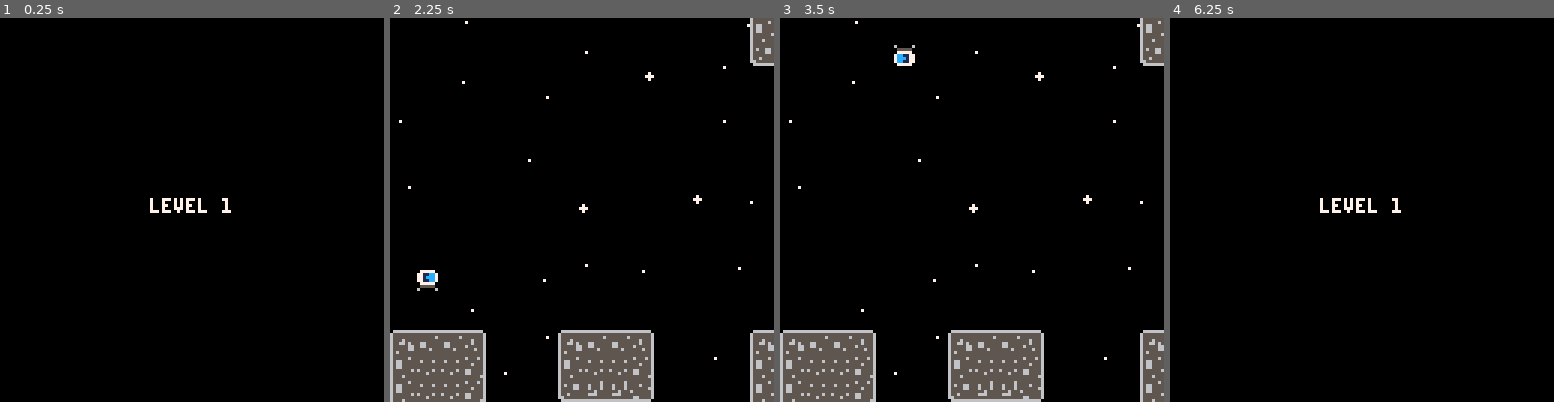
Above: before the commit, frames 1-4 (left to right).
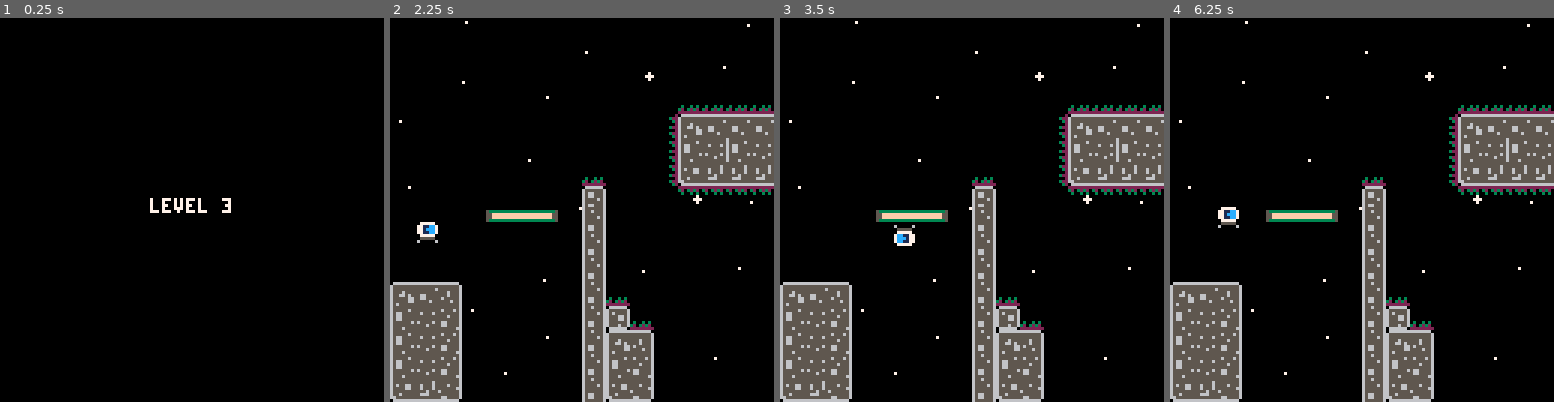
Above: after the commit, the same moments.

Repository: njal3001/astro
Game: PICO-8 cartridge gboy.p8
Two runs of this game, one before a commit and one after it. Both use one fixed random seed, a clock stepped at 60 frames per second and the inputs below.
Inputs:
- Up to frame 1 (0.25 s): no input
- Up to frame 2 (2.25 s): tap X (X key) at 0.33, 1.07, 1.85 s; tap O (Z key) at 0.7, 1.7, 2.1 s; hold Right 1.6-2.1 s
- Up to frame 3 (3.5 s): hold Right 2.47-3.03 s; tap O (Z key) at 2.5, 2.9, 3.3 s; tap X (X key) at 2.97 s; hold Left from 3.08 s (still down)
- Up to frame 4 (6.25 s): release Left at 3.58 s; tap O (Z key) every 0.4 s from 3.7 to 6.1 s; hold Right 4.02-4.68 s; tap X (X key) at 4.08, 5.2 s; hold Left 5.08-5.68 s; hold Right from 6.08 s (still down)

The runs differ from the first frame. In frame 1, less than 0.1% of the frame differs, in the area x 58-61%, y 46-50%; in frame 2, 18%; in frame 3, 18%; in frame 4, 19%, in the area x 0-100%, y 0-100%.

Commit message:
Some cleanup and working on level 3

Diff:
--- a/gamestate.lua
+++ b/gamestate.lua
@@ -1,41 +1,25 @@
-levels = {
-    {
-        x = 0,
-        y = 0,
-        width = 128,
-        height = 16
-    },
-    {
-        x = 0,
-        y = 16,
-        width = 128,
-        height = 16
-    }
-}
-
 function level_clamp_x(x)
-    return mid(level.x, x, level.x + level.width - 1)
+    return mid(0, x, 127)
 end
 
 function level_clamp_y(y)
-    return mid(level.y, y, level.y + level.height - 1)
+    return mid(level_bottom(), y, level_top())
 end
 
--- temporary
-function update_camera_target(px, py)
-    camera_target_x = max(min(128 * 7, px - 56))
-    camera_target_y = level.y * 8
+function level_bottom()
+    return (level_index - 1) * 16
 end
 
-function snap_camera()
-    camera_x = camera_target_x
-    camera_y = camera_target_y
-    camera(camera_x, camera_y)
+function level_top()
+    return level_bottom() + 15
+end
+
+function update_camera(x)
+    camera(max(min(128 * 7, x - 56)), level_bottom() * 8)
 end
 
 function goto_level(index)
     level_index = index
-    level = levels[index]
     level_checkpoint = nil
     c_create_stars = cocreate(create_stars)
     level_load = 30
@@ -78,11 +62,10 @@
 
 function create_star()
     return {
-        x = level.x * 8 + rnd() * 1023,
-        y = level.y * 8 + rnd() * 127,
+        x = rnd() * 1023,
+        y = level_bottom() * 8 + rnd() * 127,
         r = rnd(1.3),
-        f = flr(rnd() * 340) + 30,
-        o = flr(rnd() * 60)
+        f = flr(rnd() * 340) + 30
     }
 end
 
@@ -95,8 +78,8 @@
     g_dir = 1
     objects = {}
 
-    for i = level.x, level.x + level.width - 1 do
-        for j = level.y, level.y + level.height - 1 do
+    for i = 0, 127 do
+        for j = level_bottom(), level_top() do
             local t = types[mget(i, j)]
             if t and (not level_checkpoint or t != player) then
                 local new = t:new(i * 8, j * 8)
--- a/gboy.p8
+++ b/gboy.p8
@@ -192,55 +256,55 @@
 10111112000000101111120000000010111200000000000000002021212122000000000000000000000000000000000000000000000000000000000000000b230b00000000000000000000000000000000000000000000000000000a0a0a0a00000000000000202121212122000000001a00001a00001a00001a000a0a0a0a0a
 20212122000000202121220000000020212200000000000000002021212122000000000000000000000000000000000000000000000000000000000000000b230b00003d002c2e0000002c0000002e00000000000000002c00002e00000000000000002c002e202121212122000000002c0000000000000000002e0000000000
 20212122000000303131320000000020212200000000000000002021212122000000000000000000000000000000000000000000000000000000000000000b330b001415151516000000141515151515151600000014151515151515151515151600001415162021212121220000000014151515151515151515151515151515
-00000000000000000000000000000000000000000000000000000000000000000000000000000000000000001a0000101111120000000000000000000000000000001a230000101111120000000000000020212122000014151600001012000000000000000000000020212200001a002021212122001a0b1011121011111111
-00000000000000000013003400230000000000000000000000000000000000000000000000000000000000002a0000202121220000000000000000000000000000002a230000202121220000000000000020212122000000000000002022000000000000000000000020212200002a002021212122002a0b2021222021212121
-00000000000000000023002a002300000000000000000000000000000000000000000000000000000000000000000020212122000000000000000000000000000000002300002021212200000000000000303131320000000000000030320000000a0000000000000020212200000000202121212200000b2021222021212121
-0000000000000000002300000023000000000000000000000000000a000000000000000000000000000000000000002021212200000000000000000000000000000000230000303131320000000000000000000000000000000000000000000000340a00000000000030313200000000202121212200000b2021222021212121
-00000000000000000033000000230000000000000000000000000b130b00000000000000000000000000000000000030313132000000000a00000000000000000000002300000a0a0a0a00000000000000000000000000000000000000000000001012000000000000130a0a00000000303131313200000b3031322021212121
-0000000000000000000a000000330000000000000000000000000b230b0000000000000000000000000000000000000a0a00000000000a340000000000000000000a0033000000000000000000000000000000000000002c002e000000000000002022000000000000230000000000000a0a0a0a0a0000000a0a0a3031313131
-000000000000000000000000000a0000000010111200000000000b130b0000000000000000000000000000000000000000000000000b1012000000000000000000131a0a000000000000000000000000000000000000001011120000000000000020220000101200002300000000000000000000000000000000000a0a0a0a0a
+00000000000000000000000000000000000000000000000000000000000000000000000000000000000000001a0000101111120000000000000000000000000000001a230000101111120000000000000020212122000014151600001012000000000000000000000020212200001a002021212122001a0b1310121011111111
+00000000000000000013003400230000000000000000000000000000000000000000000000000000000000002a0000202121220000000000000000000000000000002a230000202121220000000000000020212122000000000000002022000000000000000000000020212200002a002021212122002a0b2320223031313131
+00000000000000000023002a002300000000000000000000000000000000000000000000000000000000000000000020212122000000000000000000000000000000002300002021212200000000000000303131320000000000000030320000000a0000000000000020212200000000202121212200000b2330320a0a0a0a0a
+0000000000000000002300000023000000000000000000000000000a000000000000000000000000000000000000002021212200000000000000000000000000000000230000303131320000000000000000000000000000000000000000000000340a00000000000030313200000000202121212200000b230a0a0000000000
+00000000000000000033000000230000000000000000000000000b130b00000000000000000000000000000000000030313132000000000a00000000000000000000002300000a0a0a0a00000000000000000000000000000000000000000000001012000000000000130a0a00000000303131313200000b3300000000000000
+0000000000000000000a000000330000000000000000000000000b230b0000000000000000000000000000000000000a0a00000000000a340000000000000000000a0033000000000000000000000000000000000000002c002e00000000000000202200003d000000230000000000000a0a0a0a0a0000000a00000000000000
+000000000000000000000000000a0000000010111200000000000b130b0000000000000000000000000000000000000000000000000b1012000000000000000000131a0a000000000000000000000000000000000000001011120000000000000020220000101200002300000000000000000000000000000000000000000000
 0000000000001011120000000000000000002021220a0a0a00000b230b0000000000000000000000000000000000000000000000000b2022000000000000000000230000000000000000000000000000002c00002e000020212200002c2e00000020220000202200002300000000000000000000000000000000000000000000
 00000000000020212200000000000000000030313214151600000b230b0000000000000000000000000000000000000000000000000b2022000000000000000000230000000000000000000000000000001011111200002021220000101200000020220000202200002300000000000000000000000000000000000000000000
-0000000000002021220000000000000000000a0a0000003400000b230b00002a0000000000000000000000000000000000000000000b20220000003d000000000023000000000000000000000000000000202121220000202122000020220000002022000020220000330000000a0a0a0a000000000000000000000000000000
-000000000000202122000000000a0a0a000000000000000a00000b230b00001a00000000001a0000000000000000000000000000000b2022000010111200002a0023000000002c00002e000000000000002021212200002021220000202200000020220000202200000a00000b10111112002a000a0a0a0a0000000000000000
-0001002a000020212200000000101112000000000000000000000b230a0a0a0a0a0a0a0a0a0a0a0a0a0a0a0a0a00000000000000000b20220000202122000034002300000000101111121a1a0000002a002021212200002021220000202200000020220000202200000000000b20212122001a00101111120000101111111111
-10111112000020212200000000202122000000000000000000000b10111111111111111111111210111111111200000000000000000b2022000020212200000a002300000000202121220a0a0a0a001a002021212200002021220000202200000020220000202200000000000b202121220a0a0a202121220000202121212121
-20212122000020212200000000202122000000000000000000000b20212121212121212121212220212121212200000000000000000b2022000020212200000000230000000020212122101111120a0a0a2021212200002021220000202200000020220000202200000000000b20212122101112202121220000202121212121
-20212122000020212200000000202122000000000000000000000b20212121212121212121212220212121212200002c00002e00000b202200002021220000000023000000002021212220212122101112202121220000202122000020220000002022000020220a0a0a0a0a0a20212122202122202121220000202121212121
-30313132000030312200000000202122000000000000000000000b20212121212121212121212230313131313200001415151515160b2022000030313200000000230000000030313132303131322021222021212200003031320000202200000020220000202214151515151620212122202122303131320000202121212121
-…(36 lines of a section not shown)…
+00000000000020212200000000000000000034000000003400000b230b00002a0000000000000000000000000000000000000000000b20220000003d00000000002300000000000000000000000000000020212122000020212200002022000000202200002022000033000000000a0a0a000000000000000000000000000000
+000000000000202122000000000a0a0a00000a000000000a00000b230b00001a00000000001a0000000000000000000000000000000b2022000010111200002a0023000000002c00002e000000000000002021212200002021220000202200000020220000202200000a00000000101112002a000a0a0a0a0000000000000000
+0001002a000020212200000000101112000000000000000000000b230a0a0a0a0a0a0a0a0a0a0a0a0a0a0a0a0a00000000000000000b20220000202122000034002300000000101111121a1a0000002a00202121220000202122000020220000002022000020220000000000000a303132001a00101111120000000000101111
+10111112000020212200000000202122000000000000000000000b10111111111111111111111210111111111200000000000000000b2022000020212200000a002300000000202121220a0a0a0a001a002021212200002021220000202200000020220000202200000000000b101111120a0a0a202121220000000000202121
+20212122000020212200000000202122000000000000000000000b20212121212121212121212220212121212200000000000000000b2022000020212200000000230000000020212122101111120a0a0a2021212200002021220000202200000020220000202200000000000b20212122101112202121220000000000202121
+20212122000020212200000000202122000000000000000000000b20212121212121212121212220212121212200002c00002e00000b202200002021220000000023000000002021212220212122101112202121220000202122000020220000002022000020220a0a0a0a0a0a20212122202122202121220000000000202121
+30313132000030312200000000202122000000000000000000000b20212121212121212121212230313131313200001415151515160b2022000030313200000000230000000030313132303131322021222021212200003031320000202200000020220000202214151515151620212122202122303131320000000000202121
+…(36 lines of a section not shown)…
--- a/main.lua
+++ b/main.lua
@@ -4,7 +4,7 @@
 
 function _init()
     stars = {}
-    goto_level(1)
+    goto_level(3)
 end
 
 function _update()
@@ -29,6 +29,7 @@
         end
     else
         update_input()
+
         for obj in all(objects) do
             if obj.freeze > 0 then
                 obj.freeze -= 1
@@ -52,12 +53,7 @@
     else
         -- draw stars
         for s in all(stars) do
-            if s.o > 0 then
-                s.o -= 1
-            end
-            if s.o == 0 then
-                s.f -= 1
-            end
+            s.f -= 1
             if s.f == 0 then
                 s.f = flr(rnd() * 340) + 30
             else
@@ -65,12 +61,19 @@
             end
         end
 
-        map(0, 0, 0, 0, 128, 32, 2)
+        map(0, 0, 0, 0, 128, 64, 2)
+
+        for obj in all(objects) do
+            if obj.base == spike_h or obj.base == spike_v then
+                obj:draw()
+            end
+        end
+
         local p
         for obj in all(objects) do
             if obj.base == player then
                 p = obj
-            else
+            elseif obj.base != spike_h and obj.base != spike_v then
                 obj:draw()
             end
         end
--- a/object.lua
+++ b/object.lua
@@ -50,6 +50,7 @@
     self.remainder_y += amount
     local pixel_amount = flr(self.remainder_y + 0.5)
     self.remainder_y -= pixel_amount
+
 
     if self.col_solid then
         while pixel_amount != 0 do
--- a/objects.lua
+++ b/objects.lua
@@ -144,6 +144,10 @@
 mover.hit_w = 24
 mover.hit_h = 4
 
+function mover:init()
+    self.last = self.x
+end
+
 function mover:solid_check(o, ox, oy)
     return o.base == player and
         ((g_dir == 1 and o.y + o.hit_y + o.hit_h - 1 - o.speed_y < self.y) or
@@ -159,11 +163,14 @@
 
 function mover:update()
     if self.state == 1 then
-        self.speed_x = approach(self.speed_x, 1, 0.2)
+        self.speed_x = approach(self.speed_x, 1.3, 0.2)
         self:move_x(self.speed_x)
         if self.player then
-            self.player:move_x(self.speed_x)
+            self.player:move_x(self.x - self.last)
+            printh(self.x - self.last)
+            update_camera(self.player.x)
         end
+        self.last = self.x
     end
 end
 
--- a/player.lua
+++ b/player.lua
@@ -108,9 +108,7 @@
 end
 
 function player:init()
-    --camera
-    update_camera_target(self.x, self.y)
-    snap_camera()
+    update_camera(self.x)
 end
 
 --[[
@@ -226,9 +224,11 @@
         elseif o.base == mover then
             -- mover
             if self:overlaps(o, 0, g_dir) then
-                o.state = 1
-                self.mover = o
-                o.player = self
+                if self.speed_y == 0 then
+                    o.state = 1
+                    self.mover = o
+                    o.player = self
+                end
             elseif self.mover == o then
                 self.mover.player = nil
                 self.mover = nil
@@ -241,8 +241,8 @@
     end
 
     -- death
-    if (self.y + self.hit_y - 16 > (level.height + level.y) * 8 and g_dir == 1) or
-            (self.y + self.hit_y + self.hit_h - 1 + 16 < level.y * 8 and g_dir == -1) or
+    if (self.y + self.hit_y - 16 > level_top() * 8 and g_dir == 1) or
+            (self.y + self.hit_y + self.hit_h - 1 + 16 < level_bottom() * 8 and g_dir == -1) or
                 self:hazard_check() then
         self:die()
         return
@@ -252,7 +252,7 @@
     if self.x + self.hit_x < 0 then
         self.x = -self.hit_x
         object.on_collide_x(self)
-    elseif self.x + 1 > level.width * 8 then
+    elseif self.x + 1 > 1024 then
         self.state = 2
         self.delay = 5
     end
@@ -260,10 +260,7 @@
     self.was_on_ground = on_ground
 
     -- camera
-    update_camera_target(self.x, self.y)
-    camera_x = approach(camera_x, camera_target_x, 5)
-    camera_y = approach(camera_y, camera_target_y, 5)
-    camera(camera_x, camera_y)
+    update_camera(self.x)
 
     -- animation
     if not on_ground and self.state != 1 then
Not shown, changed: 132 lines of the sprite sheet (__gfx__) section of gboy.p8
